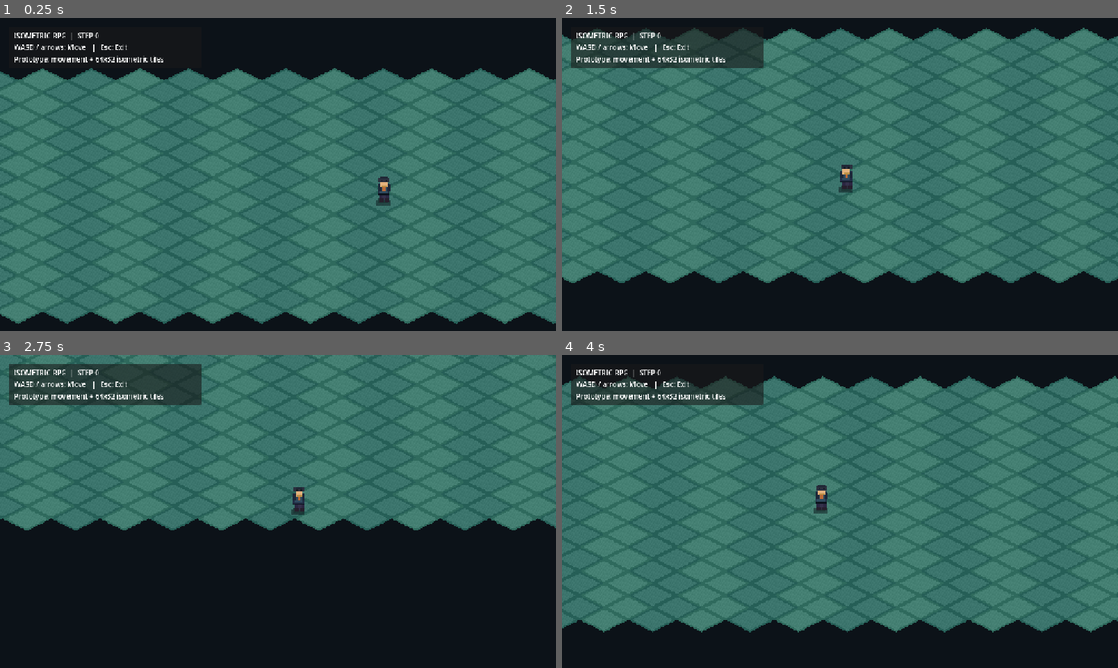
Above: before the commit, frames 1-4 (two rows, left to right).
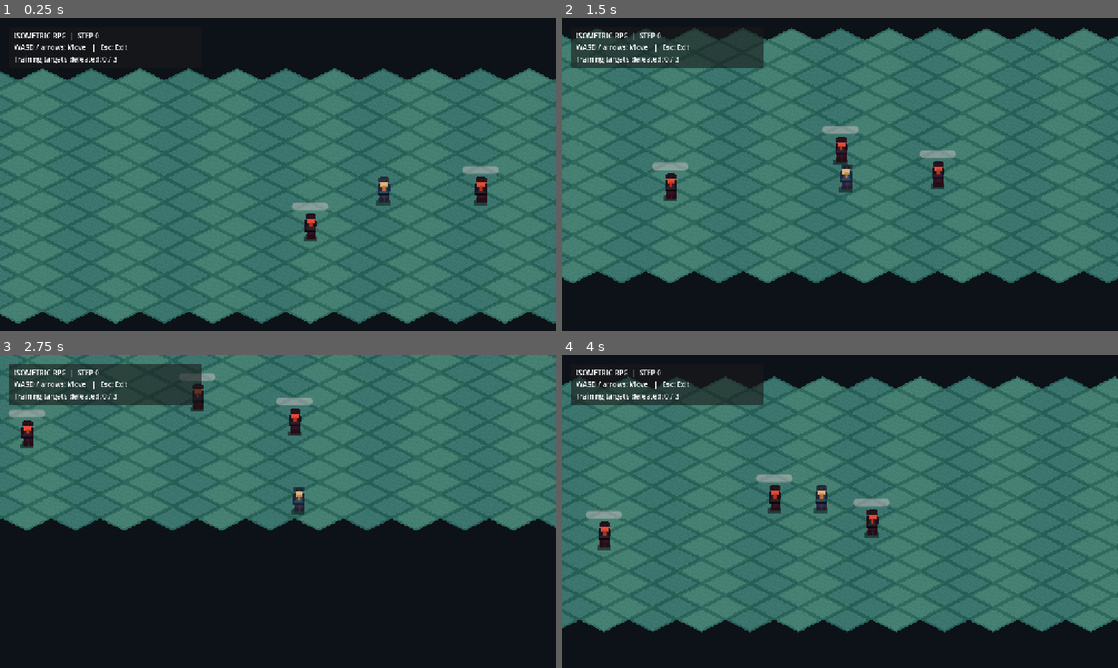
Above: after the commit, the same moments.

Repository: limbit95/isometric-rpg
Game: Godot game, scene res://scenes/main.tscn
Same seed, same stepped clock (60 frames per second), same inputs: the game is played once before the commit and once after it.
Inputs (mouse positions are in pixels of both pictures, inside the frame that each line leads up to):
- Up to frame 1 (0.25 s): no input
- Up to frame 2 (1.5 s): tap Enter at 0.5 s; move the mouse to (962, 158) at 0.52 s; hold D (move_right) 0.53-1.28 s; click (962, 158) at 0.67 s; move the mouse to (728, 190) at 1.27 s; hold S (move_down) from 1.28 s (still down)
- Up to frame 3 (2.75 s): move the mouse to (333, 442) at 2.02 s; release S (move_down) at 2.03 s; hold D (move_right) from 2.03 s (still down)
- Up to frame 4 (4 s): move the mouse to (812, 574) at 2.77 s; release D (move_right) at 2.78 s; hold W (move_up) 2.78-3.53 s; click (812, 574) at 2.92 s; move the mouse to (1006, 558) at 3.52 s; hold A (move_left) from 3.53 s (still down)

The runs differ from the first frame. In frame 1, 1.1% of the frame differs, in the area x 2-90%, y 12-72%; in frame 2, 1.4%; in frame 3, 1.3%; in frame 4, 1.4%, in the area x 2-59%, y 12-63%.

Commit message:
feat(step1): wire scripts/game/main.gd

Diff:
--- a/scripts/game/main.gd
+++ b/scripts/game/main.gd
@@ -1,6 +1,6 @@
 extends Node2D
-## STEP 0 composition root: owns input bindings and the start position.
-## Keep gameplay systems separate; do not implement combat here.
+## STEP 1 composition root: input bindings, spawns, and training HUD.
+## Combat resolution belongs to Player/Attack and HealthComponent.
 
 const INPUT_BINDINGS: Dictionary = {
     "move_left": [KEY_A, KEY_LEFT],
@@ -9,20 +9,49 @@
     "move_down": [KEY_S, KEY_DOWN],
 }
 const SPAWN_CELL: Vector2i = Vector2i(10, 10)
+const TRAINING_DUMMY_SCENE: PackedScene = preload("res://scenes/enemies/training_dummy.tscn")
+const DUMMY_CELLS: Array[Vector2i] = [
+    Vector2i(12, 10),
+    Vector2i(14, 12),
+    Vector2i(8, 13),
+]
+
+var targets_defeated: int = 0
 
 @onready var world: TileMapLayer = $World
 @onready var player: CharacterBody2D = $Player
+@onready var status_label: Label = $HUD/PanelContainer/MarginContainer/VBoxContainer/Status
 
 
 func _ready() -> void:
     _register_move_inputs()
     player.global_position = world.to_global(world.map_to_local(SPAWN_CELL))
+    _spawn_training_targets()
+    _update_status()
 
 
 func _unhandled_key_input(event: InputEvent) -> void:
     if event.is_action_pressed("ui_cancel"):
         get_viewport().set_input_as_handled()
         get_tree().quit()
+
+
+func _spawn_training_targets() -> void:
+    for index: int in range(DUMMY_CELLS.size()):
+        var dummy: CharacterBody2D = TRAINING_DUMMY_SCENE.instantiate() as CharacterBody2D
+        dummy.name = "TrainingDummy%02d" % (index + 1)
+        add_child(dummy)
+        dummy.global_position = world.to_global(world.map_to_local(DUMMY_CELLS[index]))
+        dummy.connect("defeated", _on_target_defeated)
+
+
+func _on_target_defeated() -> void:
+    targets_defeated += 1
+    _update_status()
+
+
+func _update_status() -> void:
+    status_label.text = "Training targets defeated: %d / %d" % [targets_defeated, DUMMY_CELLS.size()]
 
 
 func _register_move_inputs() -> void:
